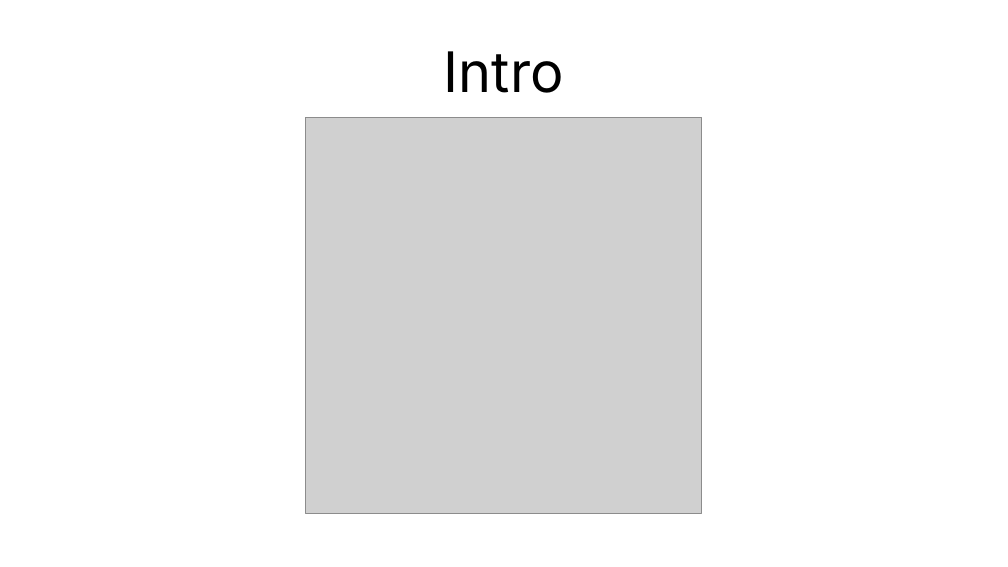
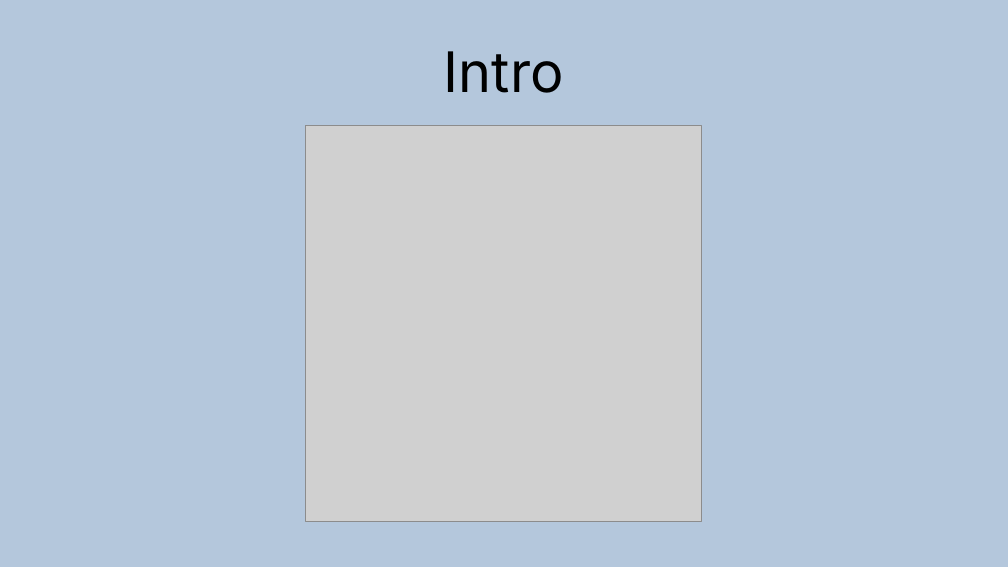
Before and after one commit to lasiv/MineCraft-One-Week-Challenge, a slide deck: slide 2 of präsi/pres.odp. Drawn at 1008x567 pixels with LibreOffice and Linux fonts; fonts in the diff are those of the drawing; grey boxes stand for pictures. Boxes give left, top, right and bottom in pixels: in the first picture for what was removed or moved away, otherwise in the second. Text is boxed around its words. In the diff, an @@ line names an element or a change of style, - is before the commit and + after.

Commit message:
changed some design and agenda

```diff
--- a/präsi/pres.odp
+++ b/präsi/pres.odp
@@ background #FFFFFF to #B4C7DC @@
@@ picture: place and size @@
-picture at [306, 117, 702, 513]
+picture at [306, 126, 702, 522]
```
Also in this commit, not shown: 2 slides added, 1 slide removed.
